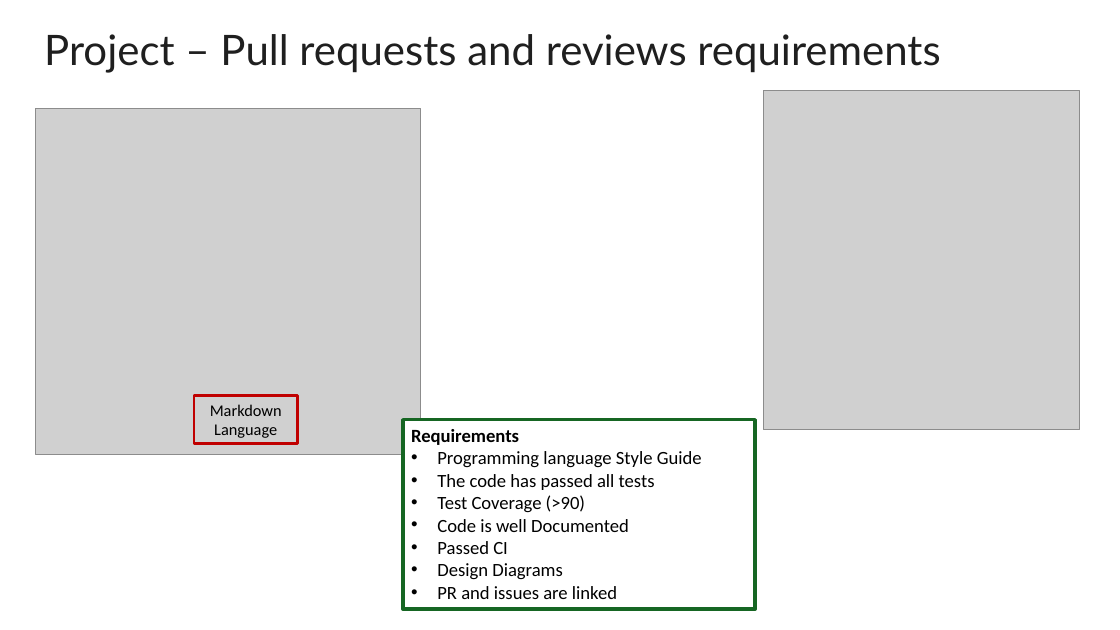
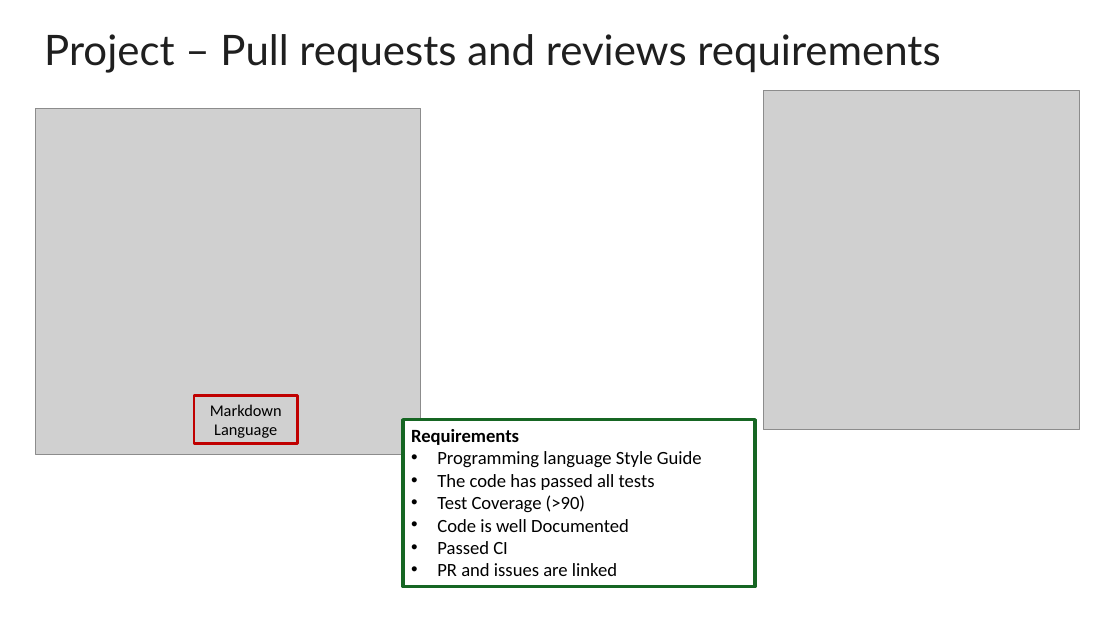
Before and after one commit to johnxu21/johnxu21.github.io, a slide deck: slide 37 of teaching/CS472/Timetable/Git-and-GitHub-Revised1.pptx (slide 38 before the commit). Drawn at 1120x630 pixels with LibreOffice and Linux fonts; fonts in the diff are those of the drawing; grey boxes stand for pictures. Boxes give left, top, right and bottom in pixels: in the first picture for what was removed or moved away, otherwise in the second. Text is boxed around its words. In the diff, an @@ line names an element or a change of style, - is before the commit and + after.

```diff
--- a/teaching/CS472/Timetable/Git-and-GitHub-Revised1.pptx
+++ b/teaching/CS472/Timetable/Git-and-GitHub-Revised1.pptx
@@ rectangle "Requirements": place and size @@
-rectangle "Requirements" at [403, 420, 755, 610]
+rectangle "Requirements" at [403, 420, 755, 587]
@@ text in rectangle at [437, 563, 563, 580]: paragraph removed @@
-• Design Diagrams
```
Also in this commit, not shown: 5 other slides changed, 7 slides added, 7 slides removed, 4 other files.
